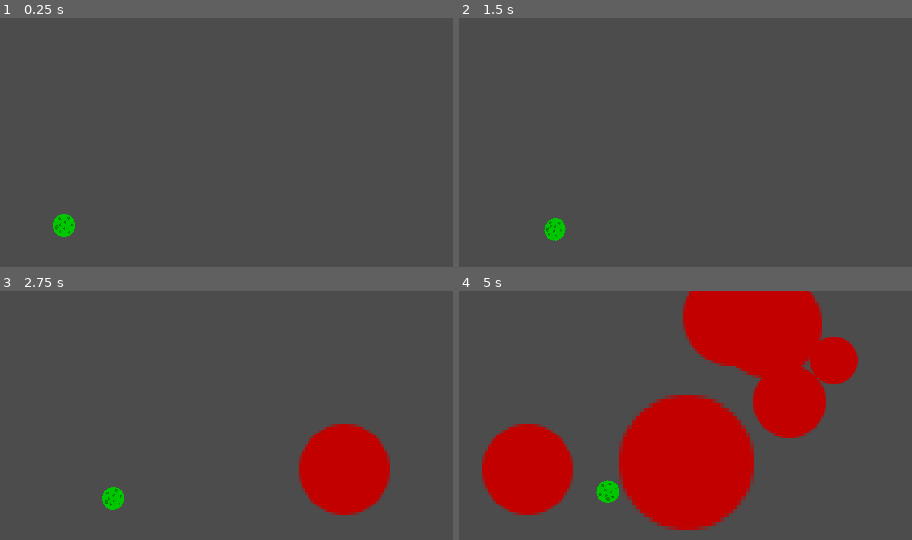
Above: before the commit, frames 1-4 (two rows, left to right).
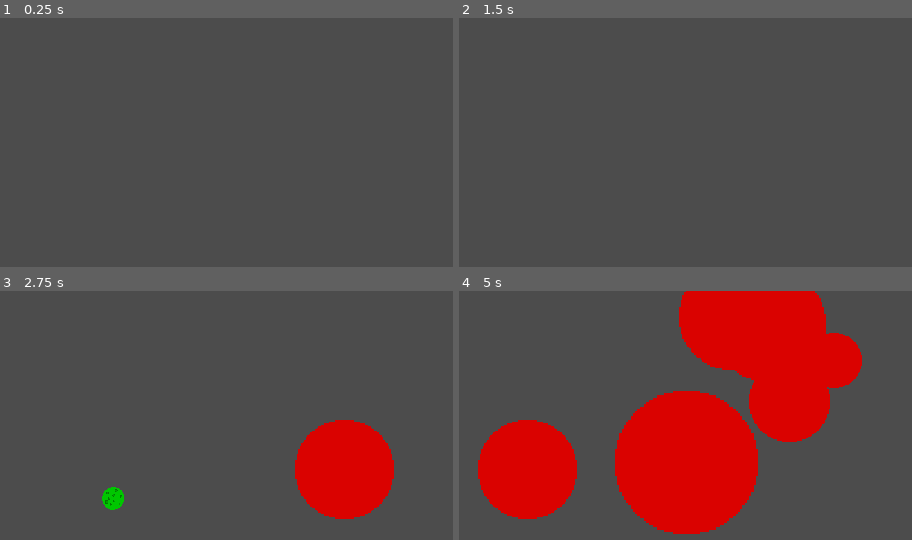
Above: after the commit, the same moments.

Repository: jleldridge/Hungry-Space-Clone-Godot
Game: Godot game, scene res://Main.tscn
Same seed, same stepped clock (60 frames per second), same inputs: the game is played once before the commit and once after it.
Inputs (mouse positions are in pixels of both pictures, inside the frame that each line leads up to):
- Up to frame 1 (0.25 s): no input
- Up to frame 2 (1.5 s): tap Enter at 0.5 s; move the mouse to (outside the picture) at 0.52 s; click (outside the picture) at 0.67 s; tap Space at 1.25 s; move the mouse to (699, 264) at 1.27 s; click (699, 264) at 1.42 s
- Up to frame 3 (2.75 s): move the mouse to (outside the picture) at 2.02 s; click (outside the picture) at 2.17 s
- Up to frame 4 (5 s): move the mouse to (outside the picture) at 2.77 s; click (outside the picture) at 2.92 s; move the mouse to (outside the picture) at 3.52 s; click (outside the picture) at 3.67 s; move the mouse to (617, 447) at 4.27 s; click (617, 447) at 4.42 s

The runs differ from the first frame. In frame 1, 0.4% of the frame differs, in the area x 11-17%, y 78-88%; in frame 2, 0.3%; in frame 3, 1.7%; in frame 4, 7.3%, in the area x 4-89%, y 0-98%.

Commit message:
Start work on hud.

Diff:
--- a/Enemy.gd
+++ b/Enemy.gd
@@ -15,7 +15,7 @@
     _scaleSize()
 
 func _scaleSize():
-    var computedSize = 0.5 + 0.02 * size * 2
+    var computedSize = 0.5 + 0.02 * size
     $CollisionShape2D.scale.x = computedSize
     $CollisionShape2D.scale.y = computedSize
     $Sprite.scale.x = computedSize
--- a/Enemy.tscn
+++ b/Enemy.tscn
@@ -1,21 +1,21 @@
 [gd_scene load_steps=4 format=2]
 
 [ext_resource path="res://Enemy.gd" type="Script" id=1]
-[ext_resource path="res://RedCircle.png" type="Texture" id=2]
+[ext_resource path="res://gale/Enemy0000.png" type="Texture" id=2]
 
 [sub_resource type="CircleShape2D" id=1]
-radius = 16.0
+radius = 32.0
 
 [node name="Enemy" type="KinematicBody2D"]
 position = Vector2( 96, 96 )
 collision_layer = 2
 script = ExtResource( 1 )
 
-[node name="CollisionShape2D" type="CollisionShape2D" parent="."]
-shape = SubResource( 1 )
-
 [node name="Sprite" type="Sprite" parent="."]
 texture = ExtResource( 2 )
 
 [node name="Visibility" type="VisibilityNotifier2D" parent="."]
+
+[node name="CollisionShape2D" type="CollisionShape2D" parent="."]
+shape = SubResource( 1 )
 [connection signal="screen_exited" from="Visibility" to="." method="_on_Visibility_screen_exited"]
--- /dev/null
+++ b/Hud.gd
@@ -0,0 +1,16 @@
+extends CanvasLayer
+
+signal start_game
+
+func show_message(text):
+    $MessageLabel.text = text
+    $MessageLabel.show()
+    $MessageTimer.start()
+
+func show_game_over():
+    show_message("Game Over")
+    yield($MessageTimer, "timeout")
+    $MessageLabel.text = "Don't Get Eaten!"
+    $MessageLabel.show()
+    yield(get_tree().create_timer(1), 'timeout')
+    $StartButton.show()
--- /dev/null
+++ b/Hud.tscn
@@ -0,0 +1,33 @@
+[gd_scene load_steps=2 format=2]
+
+[ext_resource path="res://Hud.gd" type="Script" id=1]
+
+[node name="Hud" type="CanvasLayer"]
+script = ExtResource( 1 )
+
+[node name="ScoreLabel" type="Label" parent="."]
+anchor_right = 1.0
+margin_bottom = 14.0
+text = "0"
+align = 1
+
+[node name="MessageLabel" type="Label" parent="."]
+anchor_top = 0.5
+anchor_right = 1.0
+anchor_bottom = 0.5
+margin_top = -7.0
+margin_bottom = 7.0
+text = "Don't get Eaten!"
+align = 1
+
+[node name="StartButton" type="Button" parent="."]
+anchor_top = 1.0
+anchor_right = 1.0
+anchor_bottom = 1.0
+margin_top = -200.0
+margin_bottom = -100.0
+text = "Start"
+
+[node name="MessageTimer" type="Timer" parent="."]
+wait_time = 2.0
+one_shot = true
--- a/Main.gd
+++ b/Main.gd
@@ -3,6 +3,7 @@
 export (PackedScene) var Enemy
 
 func _ready():
+    $Player.hide()
     pass
 
 func _process(delta):
@@ -12,15 +13,14 @@
 func _on_Player_collision(body):
     print(body.size)
     if body.size > $Player.size:
-        print("bigger")
-        pass
+        $Player.hide()
     else:
-        print("smaller")
         body.queue_free()
         $Player.eat()
     pass
 
 func _on_StartTimer_timeout():
+    $Player.show()
     $EnemyTimer.start()
     pass
 
Binary file removed: RedCircle.png
Binary file added: gale/Enemy0000.png
Not shown, changed: gale/Enemy0000.png.import
Not shown, added: gale/enemy.gal
